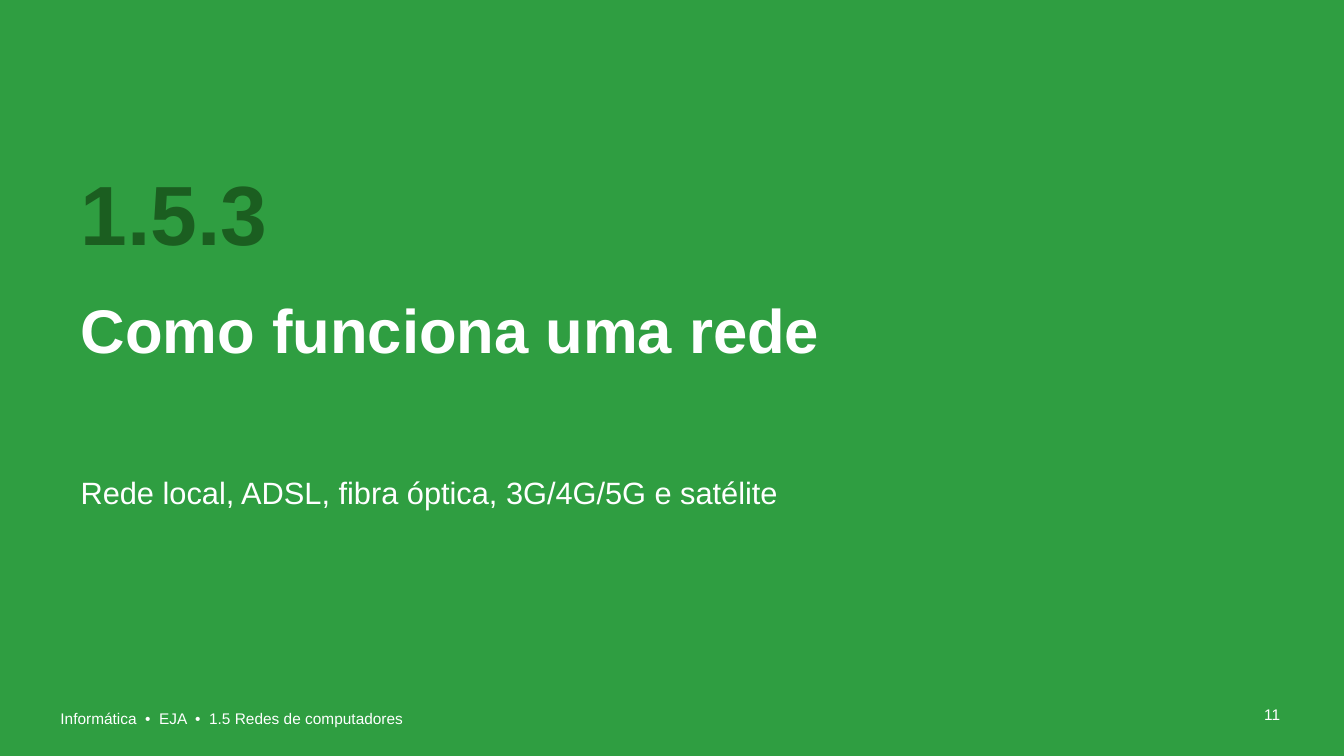
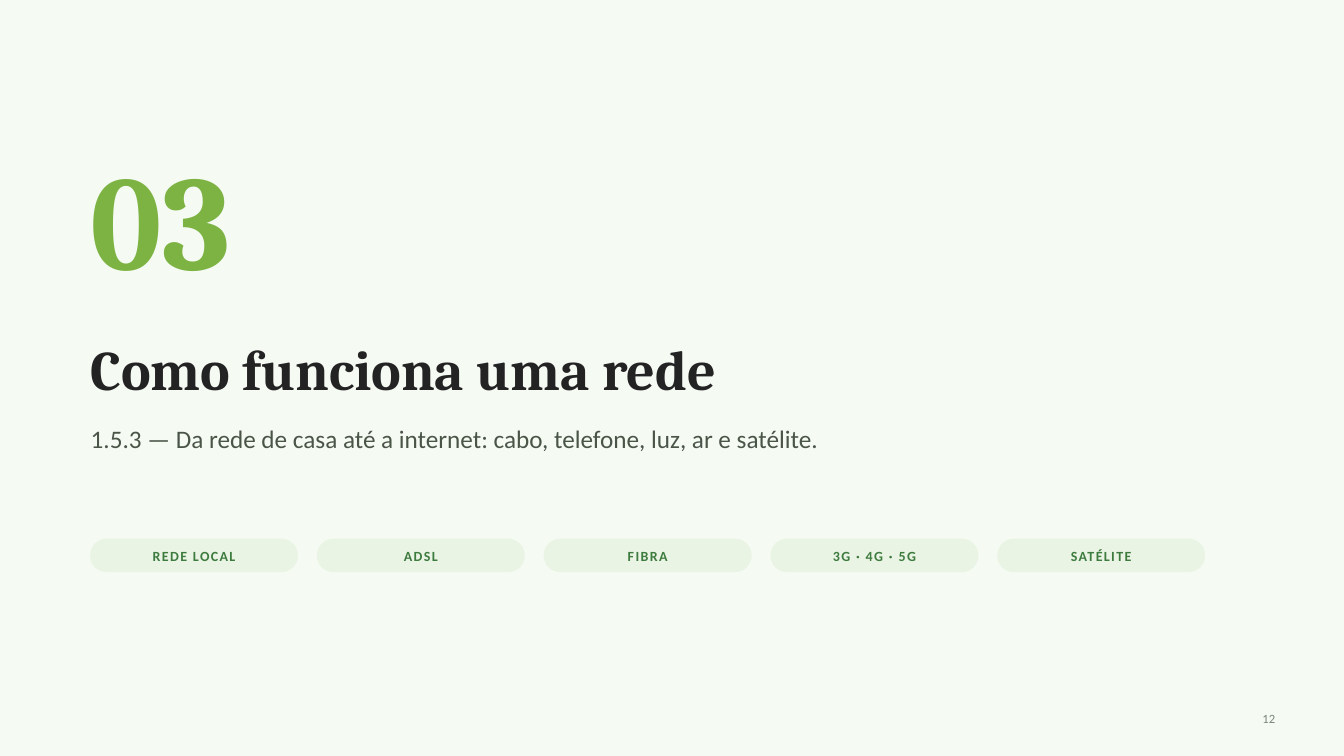
Before and after one commit to douglascsc/sobre, a slide deck: slide 12 of aulas/eja-redes/Redes_de_Computadores_EJA.pptx (slide 11 before the commit). Drawn at 1344x756 pixels with LibreOffice and Linux fonts; fonts in the diff are those of the drawing; background and template pictures are left out. Boxes give left, top, right and bottom in pixels: in the first picture for what was removed or moved away, otherwise in the second. Text is boxed around its words. In the diff, an @@ line names an element or a change of style, - is before the commit and + after.

```diff
--- a/aulas/eja-redes/Redes_de_Computadores_EJA.pptx
+++ b/aulas/eja-redes/Redes_de_Computadores_EJA.pptx
@@ background #2F9E41 to #F5FAF3 @@
@@ text added at (x1=91, y1=179, x2=231, y2=271), 96 pt, text #7CB342, bold @@
+03
@@ text removed at (x1=81, y1=186, x2=268, y2=246) @@
-1.5.3
@@ title "Como funciona uma rede" moved from (x1=81, y1=308, x2=819, y2=354) to (x1=91, y1=350, x2=716, y2=391) @@
@@ title "Como funciona uma rede" at (x1=91, y1=350, x2=716, y2=391): size 44 to 40 pt, font Arial to Cambria, text colour #FFFFFF to #232323; vertical alignment top to middle @@
@@ text added at (x1=91, y1=430, x2=818, y2=451), 18 pt, text #4A5548 @@
+1.5.3 — Da rede de casa até a internet: cabo, telefone, luz, ar e satélite.
@@ text removed at (x1=81, y1=481, x2=777, y2=510) @@
-Rede local, ADSL, fibra óptica, 3G/4G/5G e satélite
@@ rounded rectangle added at (x1=91, y1=539, x2=297, y2=572), fill #EAF4E4, outline #EAF4E4 1 pt @@
@@ rounded rectangle added at (x1=318, y1=539, x2=524, y2=572), fill #EAF4E4, outline #EAF4E4 1 pt @@
@@ rounded rectangle added at (x1=544, y1=539, x2=751, y2=572), fill #EAF4E4, outline #EAF4E4 1 pt @@
@@ rounded rectangle added at (x1=771, y1=539, x2=978, y2=572), fill #EAF4E4, outline #EAF4E4 1 pt @@
@@ rounded rectangle added at (x1=998, y1=539, x2=1205, y2=572), fill #EAF4E4, outline #EAF4E4 1 pt @@
@@ text added at (x1=153, y1=552, x2=235, y2=561), 10 pt, text #3E7B3F, bold @@
+REDE LOCAL
@@ text added at (x1=404, y1=552, x2=438, y2=561), 10 pt, text #3E7B3F, bold @@
+ADSL
@@ text added at (x1=628, y1=552, x2=668, y2=561), 10 pt, text #3E7B3F, bold @@
+FIBRA
@@ text added at (x1=833, y1=552, x2=916, y2=561), 10 pt, text #3E7B3F, bold @@
+3G · 4G · 5G
@@ text added at (x1=1071, y1=549, x2=1131, y2=561), 10 pt, text #3E7B3F, bold @@
+SATÉLITE
@@ text removed at (x1=60, y1=712, x2=403, y2=727) @@
-Informática • EJA • 1.5 Redes de computadores
@@ page number added at (x1=1262, y1=715, x2=1275, y2=723), 9 pt, text #7A867A @@
+12
@@ page number removed at (x1=1264, y1=709, x2=1280, y2=720) @@
-11
```
Also in this commit, not shown: 26 other slides changed, 2 slides added, 1 slide removed, 1 other file.
